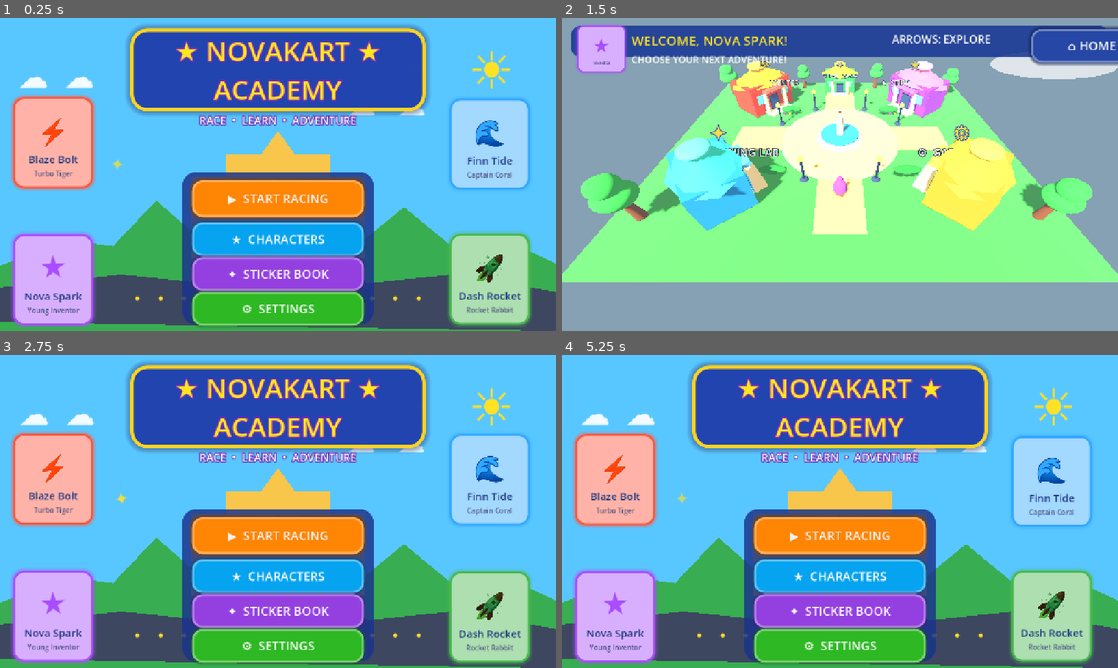
Above: before the commit, frames 1-4 (two rows, left to right).
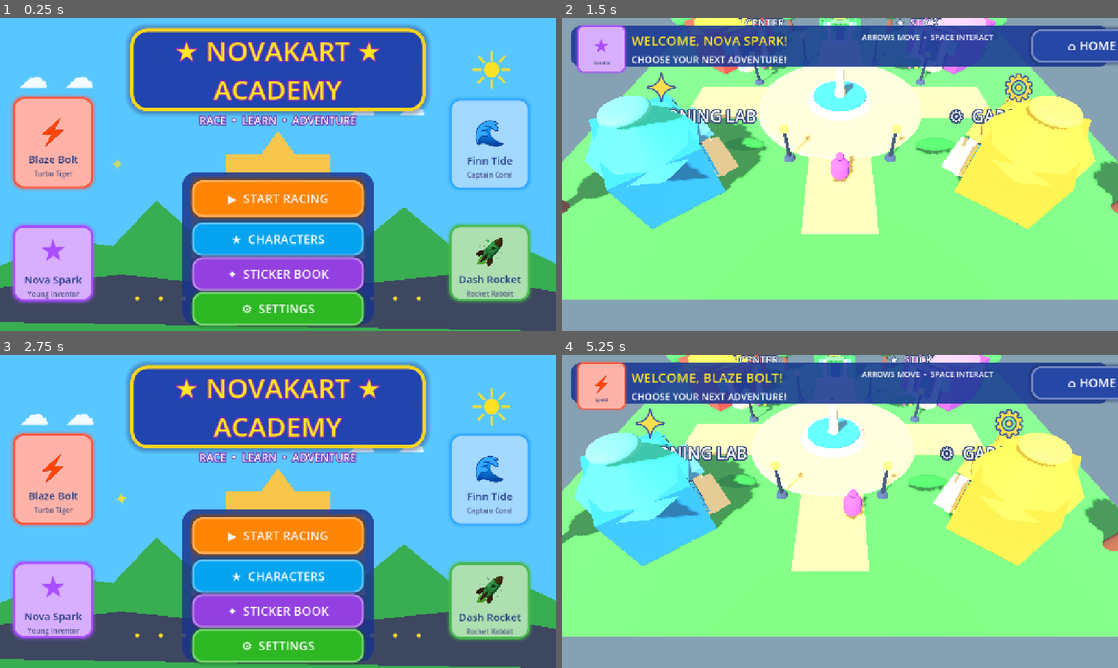
Above: after the commit, the same moments.

Repository: Bparker81597/Novakart-Academy
Game: Godot game, scene res://scenes/main/MainMenu.tscn
Same seed, same stepped clock (60 frames per second), same inputs: the game is played once before the commit and once after it.
Inputs (mouse positions are in pixels of both pictures, inside the frame that each line leads up to):
- Up to frame 1 (0.25 s): no input
- Up to frame 2 (1.5 s): click "▶ START RACING" at 0.5 s; click "⌂ CAMPUS" at 1.25 s
- Up to frame 3 (2.75 s): click "⌂ HOME" at 2 s
- Up to frame 4 (5.25 s): click "▶ START RACING" at 2.75 s; click "SELECT" at 3.5 s; click "★ START ADVENTURE" at 4.25 s; tap Enter at 5 s; move the mouse to (962, 495) at 5.02 s; hold D (steer_right) from 5.03 s (still down); hold Space (boost) from 5.03 s (still down)

The runs differ from the first frame. In frame 1, 5.2% of the frame differs, in the area x 2-96%, y 65-99%; in frame 2, 48%; in frame 3, 5.2%; in frame 4, 96%, in the area x 0-100%, y 0-100%.

Commit message:
Polish Hub navigation and game UI

Diff:
--- a/scenes/hub/AcademyBuilding.tscn
+++ b/scenes/hub/AcademyBuilding.tscn
@@ -109,18 +109,20 @@
 material_override = SubResource("StoneMaterial")
 
 [node name="Sign" type="Label3D" parent="."]
-position = Vector3(0, 4.45, 2.8)
-font_size = 42
-outline_size = 11
+position = Vector3(0, 4.55, 2.9)
+modulate = Color(1, 1, 1, 1)
+outline_modulate = Color(0.08, 0.16, 0.42, 1)
+font_size = 48
+outline_size = 14
 text = "★ ACADEMY"
-pixel_size = 0.026
+pixel_size = 0.024
 billboard = 1
 
 [node name="EntranceIcon" type="Label3D" parent="."]
 position = Vector3(0, 6.9, 2.4)
 modulate = Color(1, 0.9, 0.18, 1)
 outline_modulate = Color(0.18, 0.25, 0.62, 1)
-font_size = 74
+font_size = 92
 outline_size = 14
 text = "★"
 pixel_size = 0.024
--- a/scenes/hub/HubActivityZone.tscn
+++ b/scenes/hub/HubActivityZone.tscn
@@ -13,3 +13,4 @@
 shape = SubResource("ZoneShape")
 
 [connection signal="body_entered" from="." to="." method="_on_body_entered"]
+[connection signal="body_exited" from="." to="." method="_on_body_exited"]
--- a/scenes/hub/HubPlayer.tscn
+++ b/scenes/hub/HubPlayer.tscn
@@ -39,6 +39,6 @@
 [node name="CameraRig" type="Node3D" parent="."]
 
 [node name="Camera3D" type="Camera3D" parent="CameraRig"]
-position = Vector3(0, 18, 14)
-rotation = Vector3(-0.82, 0, 0)
+rotation = Vector3(-0.88, 0, 0)
 current = true
+fov = 62.0
--- a/scenes/hub/HubWorld.tscn
+++ b/scenes/hub/HubWorld.tscn
@@ -148,6 +148,20 @@
 corner_radius_bottom_right = 32
 corner_radius_bottom_left = 32
 
+[sub_resource type="StyleBoxFlat" id="PromptStyle"]
+bg_color = Color(0.95, 0.3, 0.12, 0.96)
+border_width_left = 8
+border_width_top = 8
+border_width_right = 8
+border_width_bottom = 8
+border_color = Color(1, 0.86, 0.18, 1)
+corner_radius_top_left = 34
+corner_radius_top_right = 34
+corner_radius_bottom_right = 34
+corner_radius_bottom_left = 34
+shadow_color = Color(0.08, 0.12, 0.35, 0.4)
+shadow_size = 14
+
 [node name="HubWorld" type="Node3D"]
 script = ExtResource("1")
 
@@ -391,23 +405,37 @@
 [node name="RaceZone" parent="." instance=ExtResource("3")]
 position = Vector3(-13, 0, -5)
 activity_name = "Race Center"
+prompt_text = "PRESS SPACE TO RACE!"
+prompt_icon = "🏁"
+prompt_color = Color(0.95, 0.28, 0.12, 1)
 target_scene = "res://scenes/race/RaceScene.tscn"
 
 [node name="StickerZone" parent="." instance=ExtResource("3")]
 position = Vector3(13, 0, -5)
 activity_name = "Sticker Book Hall"
-target_scene = "res://scenes/main/StickerBook.tscn"
+prompt_text = "STICKER BOOK COMING SOON!"
+prompt_icon = "★"
+prompt_color = Color(0.58, 0.25, 0.88, 1)
 
 [node name="LearningZone" parent="." instance=ExtResource("3")]
 position = Vector3(-13, 0, 5)
 activity_name = "Learning Lab"
+prompt_text = "LEARNING LAB COMING SOON!"
+prompt_icon = "✦"
+prompt_color = Color(0.02, 0.58, 0.9, 1)
 
 [node name="GarageZone" parent="." instance=ExtResource("3")]
 position = Vector3(13, 0, 5)
 activity_name = "Garage"
+prompt_text = "GARAGE COMING SOON!"
+prompt_icon = "⚙"
+prompt_color = Color(0.95, 0.55, 0.08, 1)
 
 [node name="EventZone" parent="." instance=ExtResource("3")]
 activity_name = "Event Plaza"
+prompt_text = "EVENTS COMING SOON!"
+prompt_icon = "☀"
+prompt_color = Color(0.15, 0.68, 0.32, 1)
 
 [node name="HubPlayer" parent="." instance=ExtResource("2")]
 position = Vector3(0, 0, 10)
@@ -428,7 +456,7 @@
 offset_left = 20.0
 offset_top = 18.0
 offset_right = 1260.0
-offset_bottom = 90.0
+offset_bottom = 112.0
 theme_override_styles/panel = SubResource("HudStyle")
 
 [node name="WelcomePanel" type="Control" parent="CanvasLayer/HUD"]
@@ -468,13 +496,13 @@
 
 [node name="Hint" type="Label" parent="CanvasLayer/HUD"]
 layout_mode = 0
-offset_left = 760.0
+offset_left = 690.0
 offset_top = 31.0
-offset_right = 1050.0
+offset_right = 1070.0
 offset_bottom = 76.0
 theme_override_colors/font_color = Color(1, 1, 1, 1)
-theme_override_font_sizes/font_size = 25
-text = "ARROWS: EXPLORE"
+theme_override_font_sizes/font_size = 18
+text = "ARROWS MOVE  •  SPACE INTERACT"
 
 [node name="Home" parent="CanvasLayer/HUD" instance=ExtResource("8")]
 layout_mode = 0
@@ -510,4 +538,43 @@
 horizontal_alignment = 1
 vertical_alignment = 1
 
+[node name="ActivityPrompt" type="PanelContainer" parent="CanvasLayer/HUD"]
+visible = false
+layout_mode = 1
+anchors_preset = 12
+anchor_top = 1.0
+anchor_right = 1.0
+anchor_bottom = 1.0
+offset_left = 300.0
+offset_top = -145.0
+offset_right = -300.0
+offset_bottom = -28.0
+grow_horizontal = 2
+grow_vertical = 0
+pivot_offset = Vector2(340, 58)
+theme_override_styles/panel = SubResource("PromptStyle")
+
+[node name="Row" type="HBoxContainer" parent="CanvasLayer/HUD/ActivityPrompt"]
+layout_mode = 2
+theme_override_constants/separation = 18
+alignment = 1
+
+[node name="Icon" type="Label" parent="CanvasLayer/HUD/ActivityPrompt/Row"]
+custom_minimum_size = Vector2(90, 90)
+layout_mode = 2
+theme_override_font_sizes/font_size = 58
+text = "🏁"
+horizontal_alignment = 1
+vertical_alignment = 1
+
+[node name="Prompt" type="Label" parent="CanvasLayer/HUD/ActivityPrompt/Row"]
+custom_minimum_size = Vector2(500, 90)
+layout_mode = 2
+theme_override_colors/font_color = Color(1, 1, 1, 1)
+theme_override_font_sizes/font_size = 31
+text = "PRESS SPACE TO RACE!"
+horizontal_alignment = 1
+vertical_alignment = 1
+autowrap_mode = 2
+
 [connection signal="pressed" from="CanvasLayer/HUD/Home" to="." method="_go_home"]
--- a/scenes/main/CharacterIntro.tscn
+++ b/scenes/main/CharacterIntro.tscn
@@ -82,6 +82,7 @@
 offset_top = 105.0
 offset_right = 475.0
 offset_bottom = 575.0
+scale = Vector2(1.08, 1.08)
 
 [node name="Identity" type="PanelContainer" parent="."]
 layout_mode = 0
@@ -100,7 +101,7 @@
 custom_minimum_size = Vector2(105, 100)
 layout_mode = 2
 pivot_offset = Vector2(52, 50)
-theme_override_font_sizes/font_size = 70
+theme_override_font_sizes/font_size = 86
 text = "★"
 horizontal_alignment = 1
 vertical_alignment = 1
@@ -112,7 +113,7 @@
 [node name="Name" type="Label" parent="Identity/Row/Text"]
 custom_minimum_size = Vector2(500, 58)
 layout_mode = 2
-theme_override_font_sizes/font_size = 43
+theme_override_font_sizes/font_size = 52
 text = "Nova Spark"
 horizontal_alignment = 1
 
--- a/scenes/main/MainMenu.tscn
+++ b/scenes/main/MainMenu.tscn
@@ -199,6 +199,7 @@
 offset_top = -15.0
 offset_right = 160.0
 offset_bottom = 195.0
+scale = Vector2(1, 1)
 character_id = "blaze_bolt"
 
 [node name="Finn" parent="Showcase" instance=ExtResource("2")]
@@ -207,22 +208,25 @@
 offset_top = -15.0
 offset_right = 1165.0
 offset_bottom = 195.0
+scale = Vector2(1, 1)
 character_id = "finn_tide"
 
 [node name="Nova" parent="Showcase" instance=ExtResource("2")]
 layout_mode = 0
 offset_left = -25.0
-offset_top = 300.0
+offset_top = 280.0
 offset_right = 160.0
-offset_bottom = 510.0
+offset_bottom = 455.0
+scale = Vector2(1, 1)
 character_id = "nova_spark"
 
 [node name="Dash" parent="Showcase" instance=ExtResource("2")]
 layout_mode = 0
 offset_left = 980.0
-offset_top = 300.0
+offset_top = 280.0
 offset_right = 1165.0
-offset_bottom = 510.0
+offset_bottom = 455.0
+scale = Vector2(1, 1)
 character_id = "dash_rocket"
 
 [node name="MenuPanel" type="Control" parent="."]
--- a/scenes/ui/HUD.tscn
+++ b/scenes/ui/HUD.tscn
@@ -18,20 +18,20 @@
 offset_left = 32.0
 offset_top = 24.0
 offset_right = 300.0
-offset_bottom = 100.0
+offset_bottom = 112.0
 theme_override_colors/font_color = Color(1, 0.84, 0.12, 1)
 theme_override_colors/font_outline_color = Color(0.15, 0.2, 0.45, 1)
 theme_override_constants/outline_size = 10
-theme_override_font_sizes/font_size = 48
+theme_override_font_sizes/font_size = 58
 text = "★  0 / 10"
 
 [node name="CharacterPortrait" parent="." instance=ExtResource("2")]
 layout_mode = 0
-offset_left = 1080.0
+offset_left = 1060.0
 offset_top = 18.0
 offset_right = 1255.0
 offset_bottom = 185.0
-scale = Vector2(0.78, 0.78)
+scale = Vector2(0.92, 0.92)
 show_name = false
 show_subtitle = false
 idle_animation = true
@@ -41,15 +41,15 @@
 anchors_preset = 10
 anchor_left = 0.5
 anchor_right = 0.5
-offset_left = -240.0
+offset_left = -280.0
 offset_top = 24.0
-offset_right = 240.0
-offset_bottom = 85.0
+offset_right = 280.0
+offset_bottom = 95.0
 grow_horizontal = 2
 theme_override_colors/font_color = Color(1, 1, 1, 1)
 theme_override_colors/font_outline_color = Color(0.35, 0.12, 0.6, 1)
 theme_override_constants/outline_size = 10
-theme_override_font_sizes/font_size = 38
+theme_override_font_sizes/font_size = 46
 text = "NOVA SPARK"
 horizontal_alignment = 1
 
@@ -59,13 +59,13 @@
 anchor_top = 1.0
 anchor_right = 1.0
 anchor_bottom = 1.0
-offset_top = -135.0
-offset_bottom = -20.0
+offset_top = -80.0
+offset_bottom = -18.0
 grow_horizontal = 2
 grow_vertical = 0
 theme_override_colors/font_color = Color(1, 1, 1, 0.9)
 theme_override_colors/font_outline_color = Color(0.12, 0.18, 0.4, 1)
 theme_override_constants/outline_size = 8
-theme_override_font_sizes/font_size = 42
-text = "▲\n◀   ▶\nBOOST: SPACE"
+theme_override_font_sizes/font_size = 32
+text = "ARROWS DRIVE  •  SPACE BOOST"
 horizontal_alignment = 1
--- a/scripts/hub/hub_activity_zone.gd
+++ b/scripts/hub/hub_activity_zone.gd
@@ -2,11 +2,21 @@
 extends Area3D
 
 @export var activity_name := "Future Activity"
+@export var prompt_text := "Coming Soon!"
+@export var prompt_icon := "★"
+@export var prompt_color := Color("8c42d6")
 @export_file("*.tscn") var target_scene := ""
 
 func _on_body_entered(body: Node3D) -> void:
 	if body.name != "HubPlayer":
 		return
 	var hub := get_tree().current_scene
-	if hub.has_method("show_activity"):
-		hub.show_activity(activity_name, target_scene)
+	if hub.has_method("show_activity_prompt"):
+		hub.show_activity_prompt(self)
+
+func _on_body_exited(body: Node3D) -> void:
+	if body.name != "HubPlayer":
+		return
+	var hub := get_tree().current_scene
+	if hub.has_method("hide_activity_prompt"):
+		hub.hide_activity_prompt(self)
--- a/scripts/hub/hub_player.gd
+++ b/scripts/hub/hub_player.gd
@@ -3,8 +3,14 @@
 
 @export var move_speed := 8.0
 @export var campus_limit := Vector2(18.0, 14.0)
+@export var camera_follow_speed := 5.0
+@export var camera_offset := Vector3(0.0, 16.0, 13.0)
 
 var idle_time := 0.0
+
+func _ready() -> void:
+	$CameraRig.top_level = true
+	$CameraRig.global_position = global_position + camera_offset
 
 func _process(delta: float) -> void:
 	idle_time += delta
@@ -12,6 +18,7 @@
 		$Body.position.y = 1.0 + sin(idle_time * 2.2) * 0.08
 		$Star.position.y = 2.25 + sin(idle_time * 2.2 + 0.7) * 0.12
 	$Star.rotate_y(delta * 1.4)
+	$CameraRig.global_position = $CameraRig.global_position.lerp(global_position + camera_offset, min(delta * camera_follow_speed, 1.0))
 
 func _physics_process(_delta: float) -> void:
 	var input := Input.get_vector("steer_left", "steer_right", "drive_forward", "brake")
--- a/scripts/hub/hub_world.gd
+++ b/scripts/hub/hub_world.gd
@@ -3,13 +3,14 @@
 
 var transition_locked := false
 var visual_time := 0.0
+var nearby_activity: HubActivityZone
 
 func _ready() -> void:
 	var character_id := SaveManager.get_selected_character()
 	var character_name: String = ContentCatalog.get_character(character_id).get("name", "Racer")
 	$CanvasLayer/HUD/WelcomePanel/Portrait.configure(character_id)
 	$CanvasLayer/HUD/WelcomePanel/Welcome.text = "WELCOME, %s!" % character_name.to_upper()
-	$CanvasLayer/HUD/Home.grab_focus()
+	$CanvasLayer/HUD/Home.focus_mode = Control.FOCUS_NONE
 	AudioManager.request_narration("welcome_to_campus")
 
 func _process(delta: float) -> void:
@@ -19,15 +20,38 @@
 	$Clouds/Cloud3.position.z = 2.0 + sin(visual_time * 0.12 + 2.4) * 2.0
 	$FountainStar.position.y = 4.1 + sin(visual_time * 1.8) * 0.18
 	$FountainStar.rotate_y(delta * 0.7)
+	if nearby_activity and Input.is_action_just_pressed("boost"):
+		_activate_nearby_activity()
 
-func show_activity(activity_name: String, target_scene: String) -> void:
+func show_activity_prompt(activity: HubActivityZone) -> void:
 	if transition_locked:
 		return
-	if not target_scene.is_empty():
+	nearby_activity = activity
+	$CanvasLayer/HUD/ActivityPrompt/Row/Icon.text = activity.prompt_icon
+	$CanvasLayer/HUD/ActivityPrompt/Row/Prompt.text = activity.prompt_text
+	var style: StyleBoxFlat = $CanvasLayer/HUD/ActivityPrompt.get_theme_stylebox("panel").duplicate()
+	style.bg_color = activity.prompt_color
+	style.border_color = activity.prompt_color.lightened(0.4)
+	$CanvasLayer/HUD/ActivityPrompt.add_theme_stylebox_override("panel", style)
+	$CanvasLayer/HUD/ActivityPrompt.visible = true
+	$CanvasLayer/HUD/ActivityPrompt.scale = Vector2(0.7, 0.7)
+	create_tween().set_trans(Tween.TRANS_BACK).set_ease(Tween.EASE_OUT).tween_property($CanvasLayer/HUD/ActivityPrompt, "scale", Vector2.ONE, 0.24)
+
+func hide_activity_prompt(activity: HubActivityZone) -> void:
+	if nearby_activity != activity:
+		return
+	nearby_activity = null
+	$CanvasLayer/HUD/ActivityPrompt.visible = false
+
+func _activate_nearby_activity() -> void:
+	if transition_locked or not nearby_activity:
+		return
+	AudioManager.play_button_confirm()
+	if not nearby_activity.target_scene.is_empty():
 		transition_locked = true
-		get_tree().change_scene_to_file(target_scene)
+		get_tree().change_scene_to_file(nearby_activity.target_scene)
 		return
-	$CanvasLayer/HUD/ActivityMessage/Label.text = "%s\nCOMING SOON!" % activity_name.to_upper()
+	$CanvasLayer/HUD/ActivityMessage/Label.text = "%s\nCOMING SOON!" % nearby_activity.activity_name.to_upper()
 	$CanvasLayer/HUD/ActivityMessage.visible = true
 	get_tree().create_timer(2.5).timeout.connect(_hide_activity_message)
 
--- /dev/null
+++ b/scripts/tests/sprint6_check.gd
@@ -0,0 +1,54 @@
+extends SceneTree
+
+func _initialize() -> void:
+	await process_frame
+
+	var hub: Node = load("res://scenes/hub/HubWorld.tscn").instantiate()
+	root.add_child(hub)
+	await process_frame
+	assert(hub.has_node("CanvasLayer/HUD/ActivityPrompt"), "Hub needs a large activity prompt.")
+	assert(hub.has_node("HubPlayer/CameraRig/Camera3D"), "Hub needs a follow camera.")
+	assert(hub.get_node("HubPlayer/CameraRig/Camera3D").fov <= 64.0, "Hub camera should not zoom too far out.")
+	assert(hub.get_node("CanvasLayer/HUD/Home").focus_mode == Control.FOCUS_NONE, "Space interaction must not trigger Home.")
+
+	var expected_prompts := {
+		"RaceZone": "PRESS SPACE TO RACE!",
+		"StickerZone": "STICKER BOOK COMING SOON!",
+		"LearningZone": "LEARNING LAB COMING SOON!",
+		"GarageZone": "GARAGE COMING SOON!",
+		"EventZone": "EVENTS COMING SOON!",
+	}
+	for zone_name: String in expected_prompts:
+		var zone: Node = hub.get_node(zone_name)
+		assert(zone.prompt_text == expected_prompts[zone_name], "Wrong prompt for %s" % zone_name)
+		hub.show_activity_prompt(zone)
+		assert(hub.get_node("CanvasLayer/HUD/ActivityPrompt").visible, "Prompt did not show for %s" % zone_name)
+		assert(hub.get_node("CanvasLayer/HUD/ActivityPrompt/Row/Prompt").text == expected_prompts[zone_name], "Prompt UI did not update for %s" % zone_name)
+		hub.hide_activity_prompt(zone)
+
+	for building_name: String in ["RaceCenter", "StickerHall", "LearningLab", "Garage", "EventPavilion"]:
+		var sign: Label3D = hub.get_node("%s/Sign" % building_name)
+		assert(sign.font_size >= 48, "%s sign is too small." % building_name)
+
+	var title: Node = load("res://scenes/main/MainMenu.tscn").instantiate()
+	root.add_child(title)
+	await process_frame
+	for portrait_name: String in ["Blaze", "Finn", "Nova", "Dash"]:
+		var portrait: Control = title.get_node("Showcase/%s" % portrait_name)
+		assert(portrait.global_position.y >= 0.0 and portrait.global_position.y + portrait.size.y <= 720.0, "%s is clipped on the title screen." % portrait_name)
+
+	var intro: Node = load("res://scenes/main/CharacterIntro.tscn").instantiate()
+	root.add_child(intro)
+	await process_frame
+	assert(intro.get_node("Identity/Row/Text/Name").get_theme_font_size("font_size") >= 52, "Intro character name is too small.")
+	assert(intro.get_node("PortraitCard").scale.x >= 1.08, "Intro portrait should be larger.")
+
+	var race: Node = load("res://scenes/race/RaceScene.tscn").instantiate()
+	root.add_child(race)
+	await process_frame
+	assert(race.get_node("HUD/StarCount").get_theme_font_size("font_size") >= 58, "Race star counter is too small.")
+	assert(race.get_node("HUD/CharacterName").get_theme_font_size("font_size") >= 46, "Race character name is too small.")
+	assert(race.get_node("HUD/DriveHint").text == "ARROWS DRIVE  •  SPACE BOOST", "Race control hint is not simple enough.")
+
+	print("Sprint 6 Hub navigation and UI polish checks passed.")
+	quit()
Not shown, added: scripts/tests/sprint6_check.gd.uid
Not shown, changed: README.md
Not shown, changed: docs/GDD.md
Not shown, changed: docs/MAIZE_TEST.md
